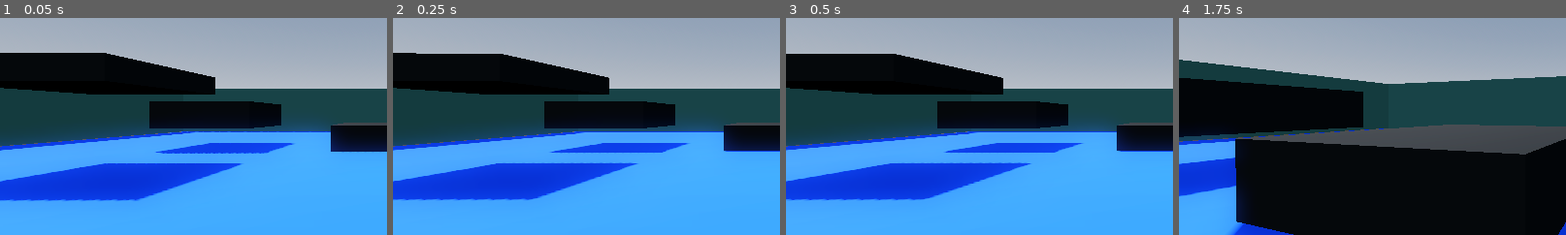
Above: before the commit, frames 1-4 (left to right).
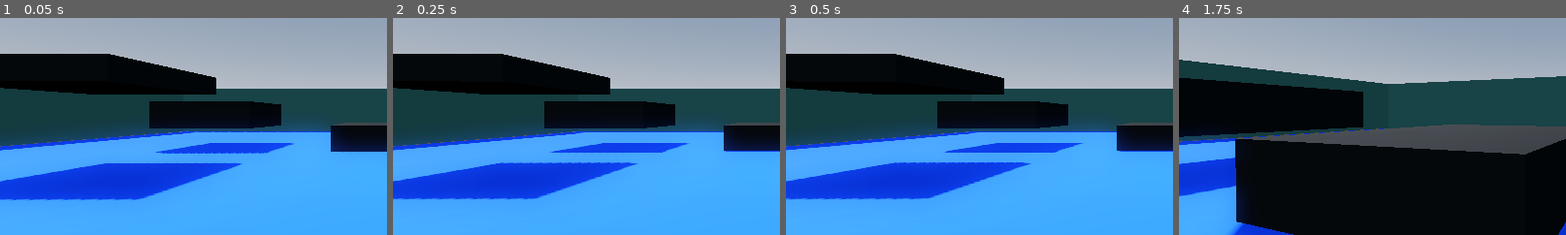
Above: after the commit, the same moments.

Repository: AmazenYT/shootergameassignment
Game: Godot game, scene res://world.tscn
The game is run twice, just before and just after one commit, with the same random seed, the same clock (stepped at 60 frames per second) and the same inputs. The project has no main scene, so this scene is started directly.
Inputs (mouse positions are % of the whole screen's width and height, from its top left):
- Up to frame 1 (0.05 s): no input
- Up to frame 2 (0.25 s): no input
- Up to frame 3 (0.5 s): no input
- Up to frame 4 (1.75 s): move the mouse to (55, 50) at 0.52 s; hold Shift (sprint) 0.53-1.28 s; hold W (up) from 0.53 s (still down); tap Space (jump) at 0.77, 1.52 s; move the mouse to (45, 50) at 1.27 s; tap Shift (sprint) at 1.35 s
The pictures show only the part of the screen within x 0-50%, y 28-78%; the shares and areas given below are measured in that part.

The runs differ from the first frame. In frame 1, 0.4% of the frame differs, in the area x 0-61%, y 16-85%; in frame 2, 0.4%; in frame 3, 0.4%, in the area x 0-62%, y 27-84%; in frame 4, nothing differs.

Commit message:
something idk

Diff:
--- a/shooter-game/world.tscn
+++ b/shooter-game/world.tscn
@@ -97,7 +97,7 @@
 material = SubResource("StandardMaterial3D_tlwt5")
 
 [node name="CSGBox3D8" type="CSGBox3D" parent="."]
-transform = Transform3D(1, 0, 0, 0, 1, 0, 0, 0, 1, 11.3339, 1.6757, -6.62058)
+transform = Transform3D(1, 0, 0, 0, 1, 0, 0, 0, 1, 11.3765, 1.6757, -6.62292)
 use_collision = true
 size = Vector3(3.17749, 0.484207, 3.52155)
 material = SubResource("StandardMaterial3D_tlwt5")
